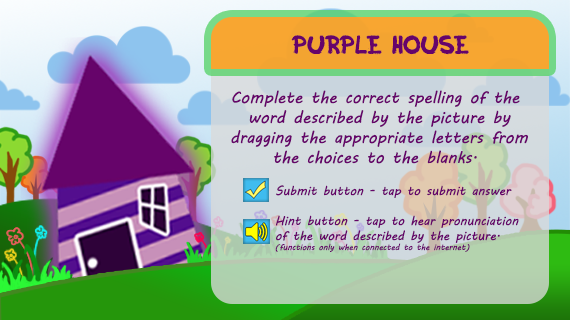
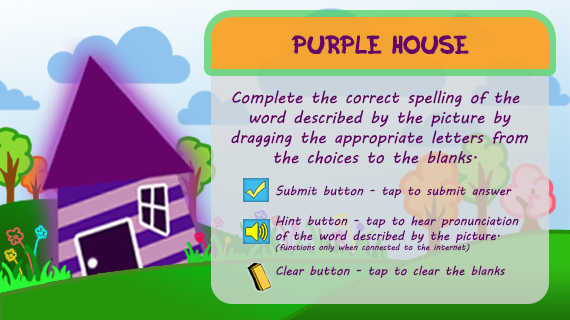
Layers edited between the first and the second 570px x 320px image:
added layer "Layer 7" in group "Instructions" over (x1=247, y1=262, x2=273, y2=293)
painted on "Submit button - tap to submit answer Hint button - tap to hear" over (x1=276, y1=265, x2=505, y2=278)
